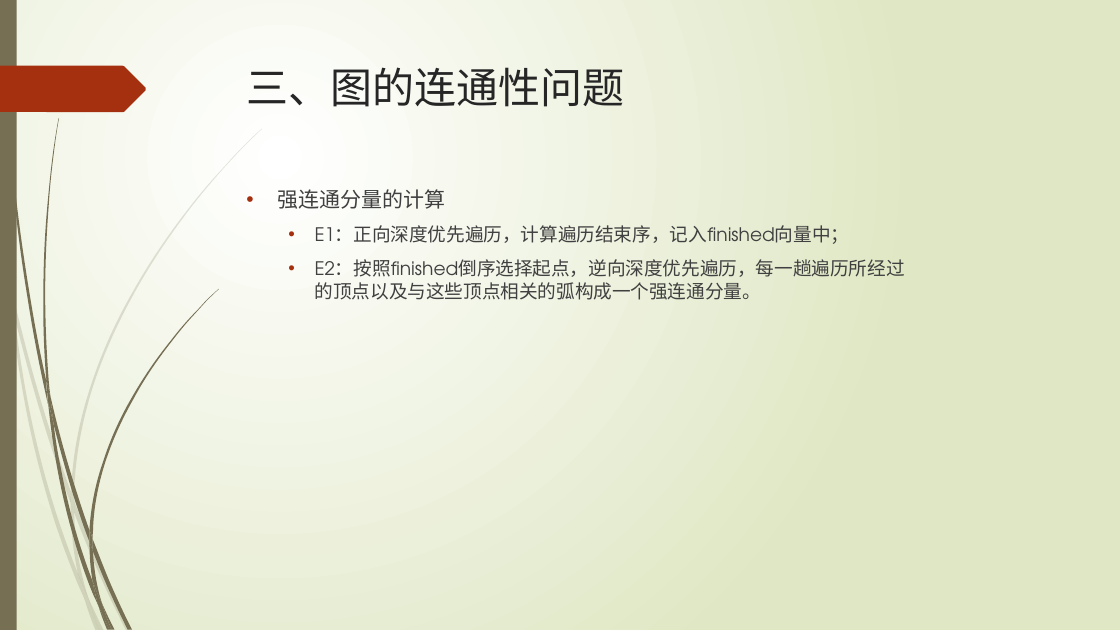
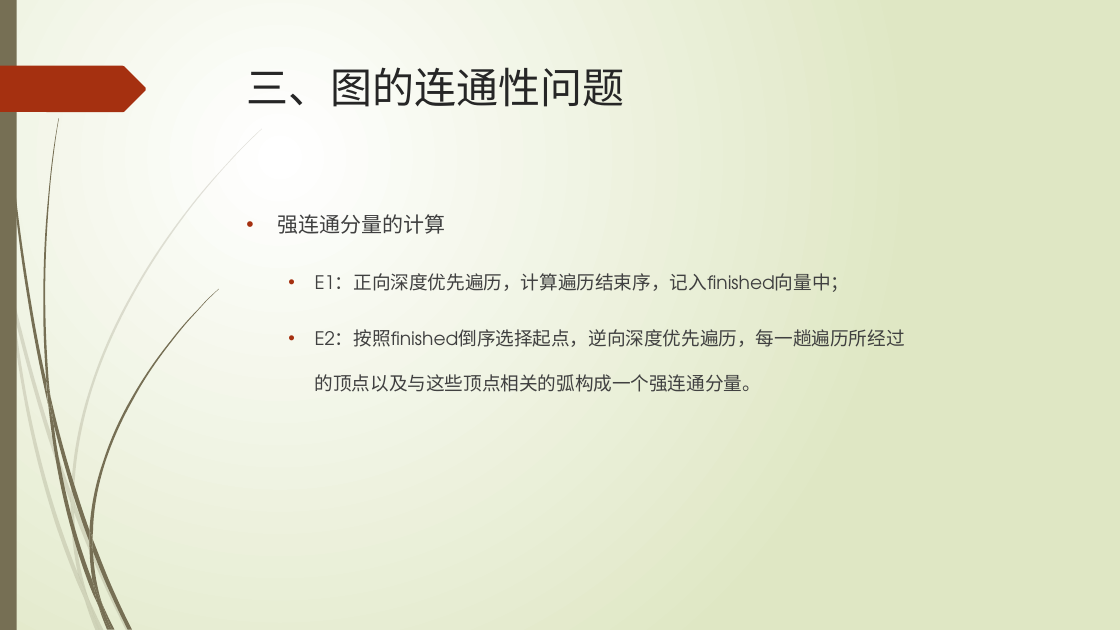
Before and after one commit to TeacherPeng/Datastruct, a slide deck: slide 17 of 教案/第07章 图.pptx. Drawn at 1120x630 pixels with LibreOffice and Linux fonts; fonts in the diff are those of the drawing. Boxes give left, top, right and bottom in pixels: in the first picture for what was removed or moved away, otherwise in the second. Text is boxed around its words. In the diff, an @@ line names an element or a change of style, - is before the commit and + after.

Commit message:
更新图中强连通分量部分的内容。

```diff
--- a/教案/第07章 图.pptx
+++ b/教案/第07章 图.pptx
@@ text "强连通分量的计算" at [278, 214, 905, 392]: line spacing 1 to 2 @@
```
Also in this commit, not shown: 3 other slides changed, 1 slide added, 1 other file.
